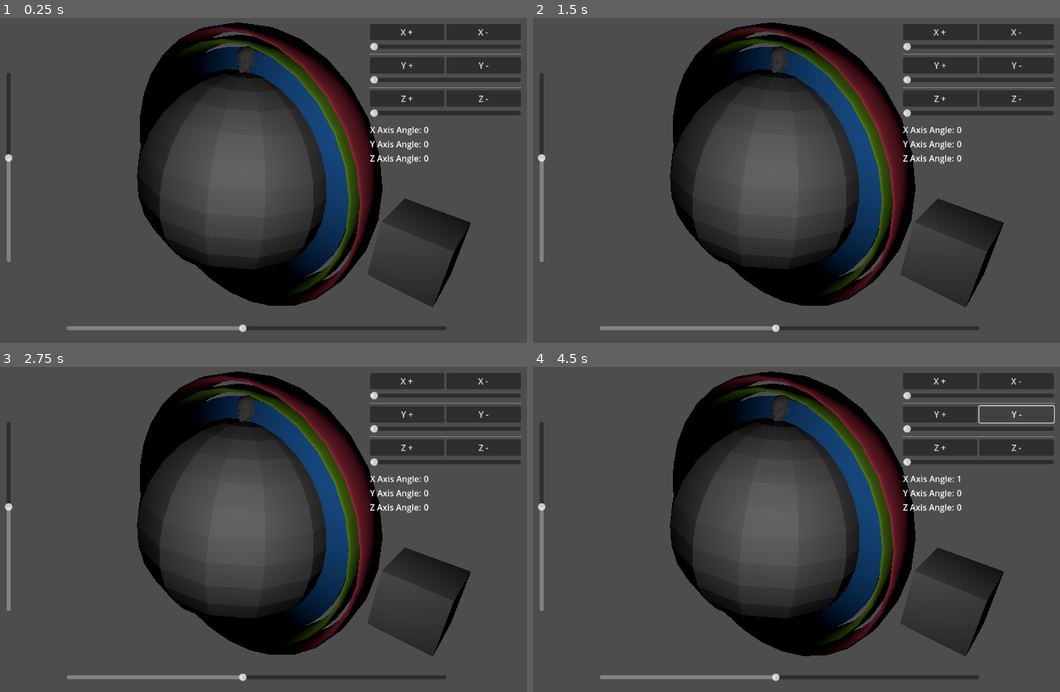
Above: before the commit, frames 1-4 (two rows, left to right).
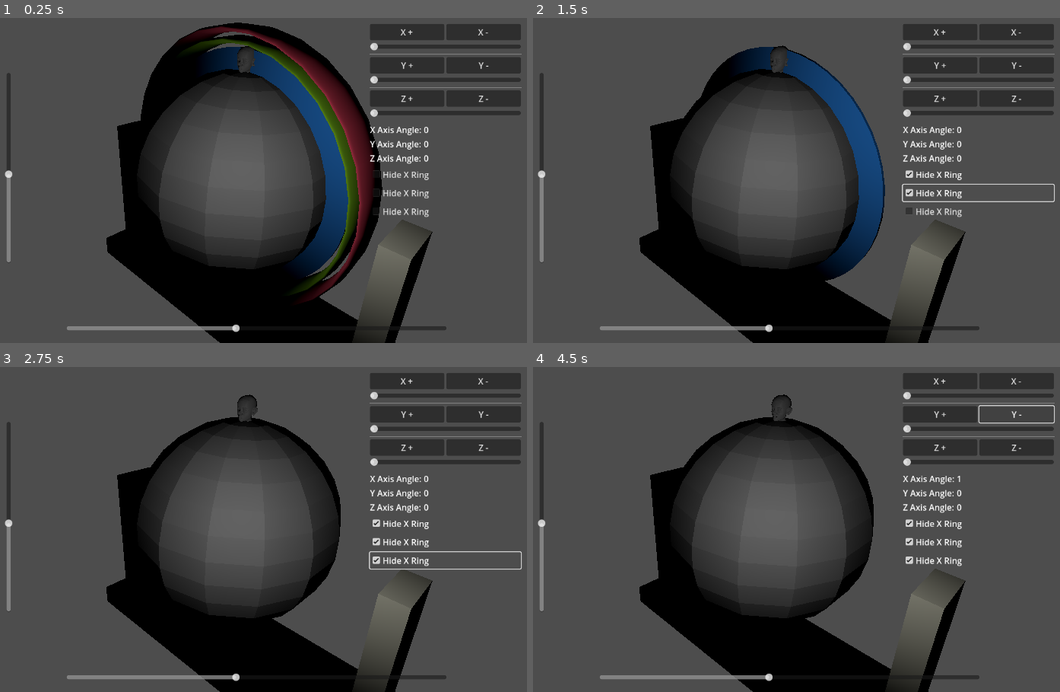
Above: after the commit, the same moments.

Repository: Boyquotes/DesignerMarc3-Godot4
Game: Godot game, scene res://main.tscn
The game is run twice, just before and just after one commit, with the same random seed, the same clock (stepped at 60 frames per second) and the same inputs.
Inputs (mouse positions are in pixels of both pictures, inside the frame that each line leads up to):
- Up to frame 1 (0.25 s): no input
- Up to frame 2 (1.5 s): click (980, 174) at 0.5 s, where only the run after the commit has a clickable "Hide X Ring"; click (980, 193) at 1.25 s, where only the run after the commit has a clickable "Hide X Ring"
- Up to frame 3 (2.75 s): click (447, 562) at 2 s, where only the run after the commit has a clickable "Hide X Ring"
- Up to frame 4 (4.5 s): click "X +" at 2.75 s; click "Y +" at 3.5 s; click "Y -" at 4.25 s

The runs differ from the first frame. In frame 1, 12% of the frame differs, in the area x 0-90%, y 1-100%; in frame 2, 20%; in frame 3, 24%, in the area x 0-99%, y 1-100%; in frame 4, 23%.

Commit message:
fix slider angles, add outer boxes, add checkboxes to hide rings

Diff:
--- a/control/HSlider.gd
+++ b/control/HSlider.gd
@@ -3,10 +3,11 @@
 @onready var camera = get_node("/root/Node3D/CameraLightNode")
 
 func _ready():
+	self.value = -camera.rotation_degrees.y
 	self.value_changed.connect(_slider)
 
 func _slider(val):
-	camera.rotation_degrees.x = val
+	camera.rotation_degrees.y = -val
 
 func _process(_delta):
-	self.value = camera.rotation_degrees.x
+	self.tooltip_text = var_to_str(self.value)
--- /dev/null
+++ b/control/HideXRing.gd
@@ -0,0 +1,9 @@
+extends CheckBox
+
+@onready var ring = get_node("/root/Node3D/XRingOrient/XRingNode")
+
+func _ready():
+	self.pressed.connect(_checked)
+
+func _checked():
+	ring.visible = !self.button_pressed
--- /dev/null
+++ b/control/HideYRing.gd
@@ -0,0 +1,9 @@
+extends CheckBox
+
+@onready var ring = get_node("/root/Node3D/YRingOrient/YRingNode")
+
+func _ready():
+	self.pressed.connect(_checked)
+
+func _checked():
+	ring.visible = !self.button_pressed
--- /dev/null
+++ b/control/HideZDisc.gd
@@ -0,0 +1,9 @@
+extends CheckBox
+
+@onready var disc = get_node("/root/Node3D/ZDiscOrient/DiscNode")
+
+func _ready():
+	self.pressed.connect(_checked)
+
+func _checked():
+	disc.visible = !self.button_pressed
--- a/control/VSlider.gd
+++ b/control/VSlider.gd
@@ -3,10 +3,11 @@
 @onready var camera = get_node("/root/Node3D/CameraLightNode")
 
 func _ready():
+	self.value = camera.rotation_degrees.x
 	self.value_changed.connect(_slider)
 
 func _slider(val):
-	camera.rotation_degrees.y = val
+	camera.rotation_degrees.x = val
 
 func _process(_delta):
-	self.value = camera.rotation_degrees.y
+	self.tooltip_text = var_to_str(self.value)
--- a/control/control.tscn
+++ b/control/control.tscn
@@ -1,8 +1,11 @@
-[gd_scene load_steps=4 format=3]
+[gd_scene load_steps=7 format=3 uid="uid://bqrljvs86tiba"]
 
 [ext_resource type="Script" path="res://control/control.gd" id="1_lgpgg"]
 [ext_resource type="Script" path="res://control/HSlider.gd" id="2_5aa0h"]
+[ext_resource type="Script" path="res://control/HideXRing.gd" id="2_u4byf"]
+[ext_resource type="Script" path="res://control/HideYRing.gd" id="3_0kchm"]
 [ext_resource type="Script" path="res://control/VSlider.gd" id="3_sil8b"]
+[ext_resource type="Script" path="res://control/HideZDisc.gd" id="4_vdxxc"]
 
 [node name="Control" type="Control"]
 layout_mode = 3
@@ -129,6 +132,24 @@
 [node name="posZ" type="Label" parent="VBoxContainer/Labels"]
 layout_mode = 2
 
+[node name="HideXRing" type="CheckBox" parent="VBoxContainer"]
+layout_mode = 2
+size_flags_vertical = 3
+text = "Hide X Ring"
+script = ExtResource("2_u4byf")
+
+[node name="HideYRing" type="CheckBox" parent="VBoxContainer"]
+layout_mode = 2
+size_flags_vertical = 3
+text = "Hide X Ring"
+script = ExtResource("3_0kchm")
+
+[node name="HideZDisc" type="CheckBox" parent="VBoxContainer"]
+layout_mode = 2
+size_flags_vertical = 3
+text = "Hide X Ring"
+script = ExtResource("4_vdxxc")
+
 [node name="HSlider" type="HSlider" parent="."]
 layout_mode = 1
 anchors_preset = 7
--- a/main.tscn
+++ b/main.tscn
@@ -1,9 +1,18 @@
-[gd_scene load_steps=5 format=3 uid="uid://doobyttm5mujj"]
+[gd_scene load_steps=8 format=3 uid="uid://doobyttm5mujj"]
 
 [ext_resource type="PackedScene" path="res://assets/human/head.tscn" id="1_7wifk"]
-[ext_resource type="PackedScene" path="res://control/control.tscn" id="1_8adpc"]
+[ext_resource type="PackedScene" uid="uid://bqrljvs86tiba" path="res://control/control.tscn" id="1_8adpc"]
 [ext_resource type="PackedScene" uid="uid://d3c48vsf4tppp" path="res://assets/axes/ring.tscn" id="3_qtbef"]
 [ext_resource type="PackedScene" uid="uid://22dpna1w3nr0" path="res://assets/axes/disc.tscn" id="4_tld34"]
+
+[sub_resource type="StandardMaterial3D" id="StandardMaterial3D_bqmmu"]
+albedo_color = Color(0.984314, 0.980392, 0.890196, 1)
+
+[sub_resource type="StandardMaterial3D" id="StandardMaterial3D_6m3ai"]
+albedo_color = Color(0.984314, 0.980392, 0.890196, 1)
+
+[sub_resource type="StandardMaterial3D" id="StandardMaterial3D_mbmv7"]
+albedo_color = Color(0.984314, 0.980392, 0.890196, 1)
 
 [node name="Node3D" type="Node3D"]
 
@@ -60,5 +69,16 @@
 rotation_order = 0
 color = Color(0.176471, 0.556863, 0.956863, 1)
 
-[node name="CSGBox3D" type="CSGBox3D" parent="."]
-transform = Transform3D(1, 0, 0, 0, 1, 0, 0, 0, 1, 3.66387, 0, 0)
+[node name="OuterBoxes" type="Node3D" parent="."]
+
+[node name="LeftBox" type="CSGBox3D" parent="OuterBoxes"]
+transform = Transform3D(0.493917, 0, 0, 0, 3.13173, 0, 0, 0, 1, 3.46528, -1.44675, 0)
+material = SubResource("StandardMaterial3D_bqmmu")
+
+[node name="RightBox" type="CSGBox3D" parent="OuterBoxes"]
+transform = Transform3D(0.493917, 0, 0, 0, 3.13173, 0, 0, 0, 1, -3.45579, -1.44675, 0)
+material = SubResource("StandardMaterial3D_6m3ai")
+
+[node name="BottomBox" type="CSGBox3D" parent="OuterBoxes"]
+transform = Transform3D(-2.15898e-08, -7.41779, 0, 0.493917, -3.24242e-07, 0, 0, 0, 2.26002, -0.00387239, -3.28515, 0)
+material = SubResource("StandardMaterial3D_mbmv7")
